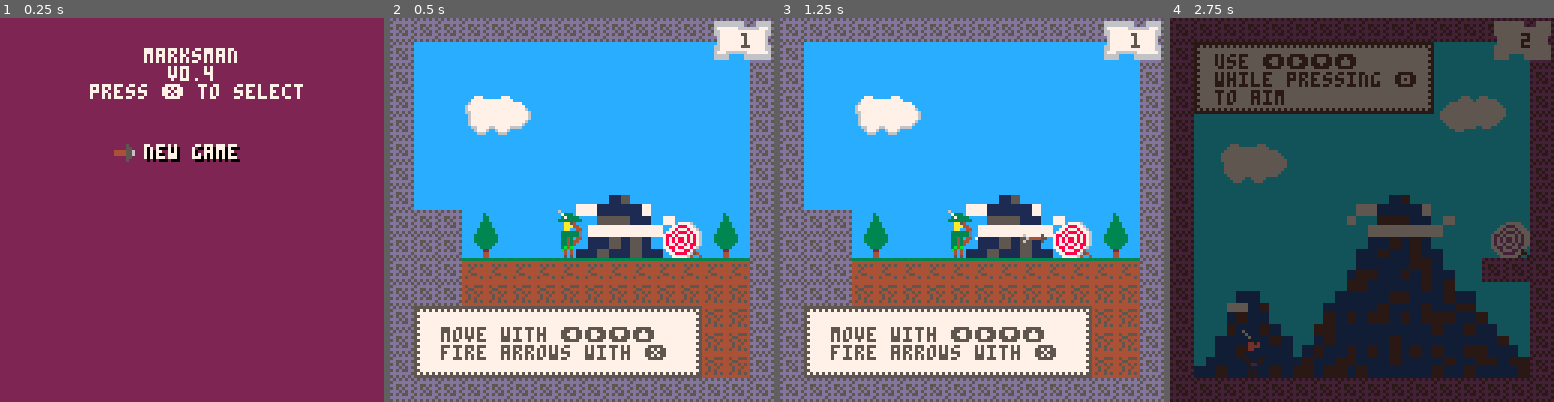
Above: before the commit, frames 1-4 (left to right).
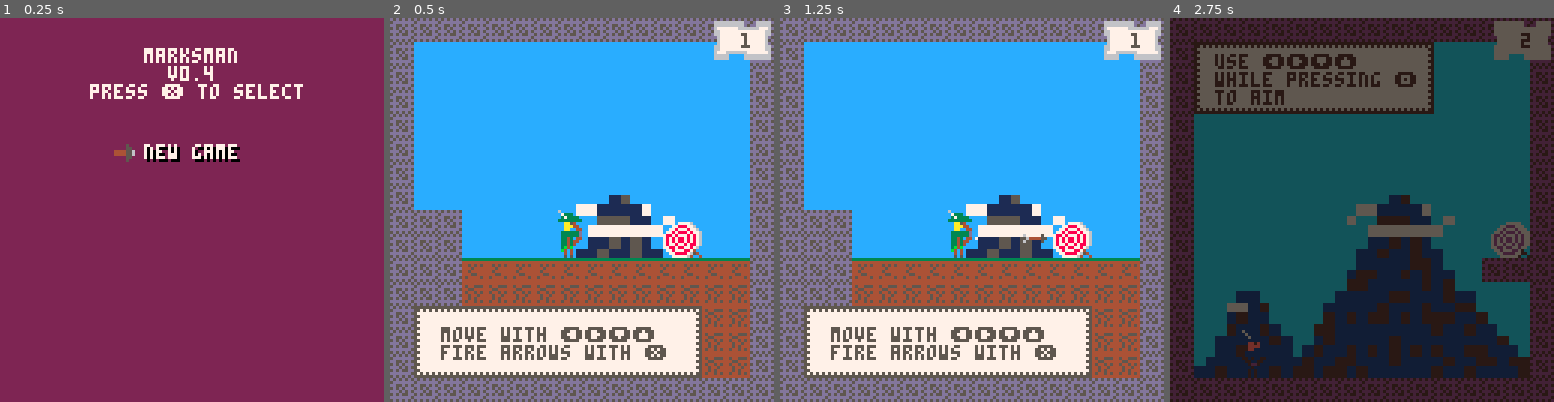
Above: after the commit, the same moments.

Repository: tupini07/games
Game: PICO-8 cartridge marksman-p/marksman.p8
The game is run twice, just before and just after one commit, with the same random seed, the same clock (stepped at 60 frames per second) and the same inputs.
Inputs:
- Up to frame 1 (0.25 s): no input
- Up to frame 2 (0.5 s): tap X (X key) at 0.33 s
- Up to frame 3 (1.25 s): tap O (Z key) at 0.7 s; tap X (X key) at 1.07 s
- Up to frame 4 (2.75 s): hold Right 1.6-2.1 s; tap O (Z key) at 1.7, 2.1, 2.5 s; tap X (X key) at 1.85 s; hold Up 2.15-2.42 s; hold Right from 2.47 s (still down)

Frame 1 is identical in both runs. In frame 2, 2.1% of the frame differs, in the area x 19-91%, y 20-63%; in frame 3, 2.1%; in frame 4, 2.5%, in the area x 13-88%, y 20-43%.

Commit message:
level messages are drawn underneath arrows

Diff:
--- a/marksman-p/marksman.p8
+++ b/marksman-p/marksman.p8
@@ -229,11 +229,12 @@
     cls(12)
 
     decorations.draw_background()
+    map.draw_level_text()
+    level_text.draw_current_level_text()
     bullseye.draw()
     arrow.draw_all()
     player.draw()
     map.draw()
-    level_text.draw_current_level_text()
     spring.draw()
     spikes.draw()
     particles.draw()
@@ -246,11 +247,11 @@
 return {init = init, update = update, draw = draw}
 end
 package._c["src/map"]=function()
-local sprite_flags = {solid = 0, bullseye = 1}
-
 local bullseye = require("entities/bullseye")
 local spring = require("entities/spring")
 local spikes = require("entities/spikes")
+
+local sprite_flags = {solid = 0, bullseye = 1, level_text_container = 2}
 
 --- @return Vector
 local function level_to_map_coords(level_num)
@@ -278,10 +279,15 @@
 end
 
 local map = {
+    draw_level_text = function()
+        local lvl_map_cords = level_to_map_coords(SAVE_DATA.current_level)
+        local game_cords = get_game_space_coords_for_current_lvl()
+        map(lvl_map_cords.x, lvl_map_cords.y, game_cords.x, game_cords.y, 16, 16,0x4)
+    end,
     draw = function()
         local lvl_map_cords = level_to_map_coords(SAVE_DATA.current_level)
         local game_cords = get_game_space_coords_for_current_lvl()
-        map(lvl_map_cords.x, lvl_map_cords.y, game_cords.x, game_cords.y, 16, 16)
+        map(lvl_map_cords.x, lvl_map_cords.y, game_cords.x, game_cords.y, 16, 16,0B11)
     end,
     sprite_flags = sprite_flags,
     cell_has_flag = function(flag, x, y) return fget(mget(x, y), flag) end,
@@ -1293,11 +1299,11 @@
 }
 end
 package._c["map"]=function()
-local sprite_flags = {solid = 0, bullseye = 1}
-
 local bullseye = require("entities/bullseye")
 local spring = require("entities/spring")
 local spikes = require("entities/spikes")
+
+local sprite_flags = {solid = 0, bullseye = 1, level_text_container = 2}
 
 --- @return Vector
 local function level_to_map_coords(level_num)
@@ -1325,10 +1331,15 @@
 end
 
 local map = {
+    draw_level_text = function()
+        local lvl_map_cords = level_to_map_coords(SAVE_DATA.current_level)
+        local game_cords = get_game_space_coords_for_current_lvl()
+        map(lvl_map_cords.x, lvl_map_cords.y, game_cords.x, game_cords.y, 16, 16,0x4)
+    end,
     draw = function()
         local lvl_map_cords = level_to_map_coords(SAVE_DATA.current_level)
         local game_cords = get_game_space_coords_for_current_lvl()
-        map(lvl_map_cords.x, lvl_map_cords.y, game_cords.x, game_cords.y, 16, 16)
+        map(lvl_map_cords.x, lvl_map_cords.y, game_cords.x, game_cords.y, 16, 16,0B11)
     end,
     sprite_flags = sprite_flags,
     cell_has_flag = function(flag, x, y) return fget(mget(x, y), flag) end,
@@ -1813,7 +1824,7 @@
 
 
 __gff__
-0001010000020200000000000000000000010000000202000000000000000000000000000000000000000000000000000000000000000000000000000000000000000000000000000000000000000000000000000000000000000000000000000000000000000000000000000000000000000000000000000000000000000000
+0001010000020200000000000000000000010000000202000000000000000000000000000000000000000000000000000000000004040400000000000000000000000000040404000000000000000000000000000404040000000000000000000000000000000000000000000000000000000000000000000000000000000000
 0000000000000000000000000000000000000000000000000000000000000000000000000000000000000000000000000000000000000000000000000000000000000000000000000000000000000000000000000000000000000000000000000000000000000000000000000000000000000000000000000000000000000000
 __map__
 1111111111111111111111111111111111111111111111111111111111111111111111111111111111111111111111111111111111111111111111111111111111111111111111111111111111111111111111111111111111111111111111111111111111111111111111111111111111111111111111111111111111111111
--- a/marksman-p/src/map.lua
+++ b/marksman-p/src/map.lua
@@ -1,8 +1,8 @@
-local sprite_flags = {solid = 0, bullseye = 1}
-
 local bullseye = require("entities/bullseye")
 local spring = require("entities/spring")
 local spikes = require("entities/spikes")
+
+local sprite_flags = {solid = 0, bullseye = 1, level_text_container = 2}
 
 --- @return Vector
 local function level_to_map_coords(level_num)
@@ -30,10 +30,15 @@
 end
 
 local map = {
+    draw_level_text = function()
+        local lvl_map_cords = level_to_map_coords(SAVE_DATA.current_level)
+        local game_cords = get_game_space_coords_for_current_lvl()
+        map(lvl_map_cords.x, lvl_map_cords.y, game_cords.x, game_cords.y, 16, 16,0x4)
+    end,
     draw = function()
         local lvl_map_cords = level_to_map_coords(SAVE_DATA.current_level)
         local game_cords = get_game_space_coords_for_current_lvl()
-        map(lvl_map_cords.x, lvl_map_cords.y, game_cords.x, game_cords.y, 16, 16)
+        map(lvl_map_cords.x, lvl_map_cords.y, game_cords.x, game_cords.y, 16, 16,0B11)
     end,
     sprite_flags = sprite_flags,
     cell_has_flag = function(flag, x, y) return fget(mget(x, y), flag) end,
--- a/marksman-p/src/states/game_state.lua
+++ b/marksman-p/src/states/game_state.lua
@@ -161,11 +161,12 @@
     cls(12)
 
     decorations.draw_background()
+    map.draw_level_text()
+    level_text.draw_current_level_text()
     bullseye.draw()
     arrow.draw_all()
     player.draw()
     map.draw()
-    level_text.draw_current_level_text()
     spring.draw()
     spikes.draw()
     particles.draw()
